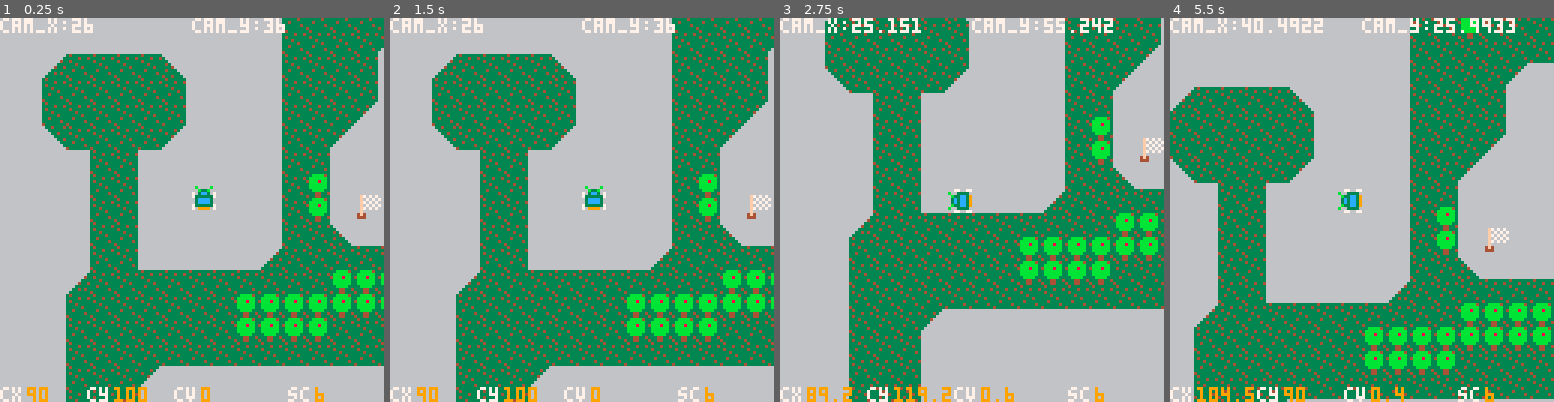
Above: before the commit, frames 1-4 (left to right).
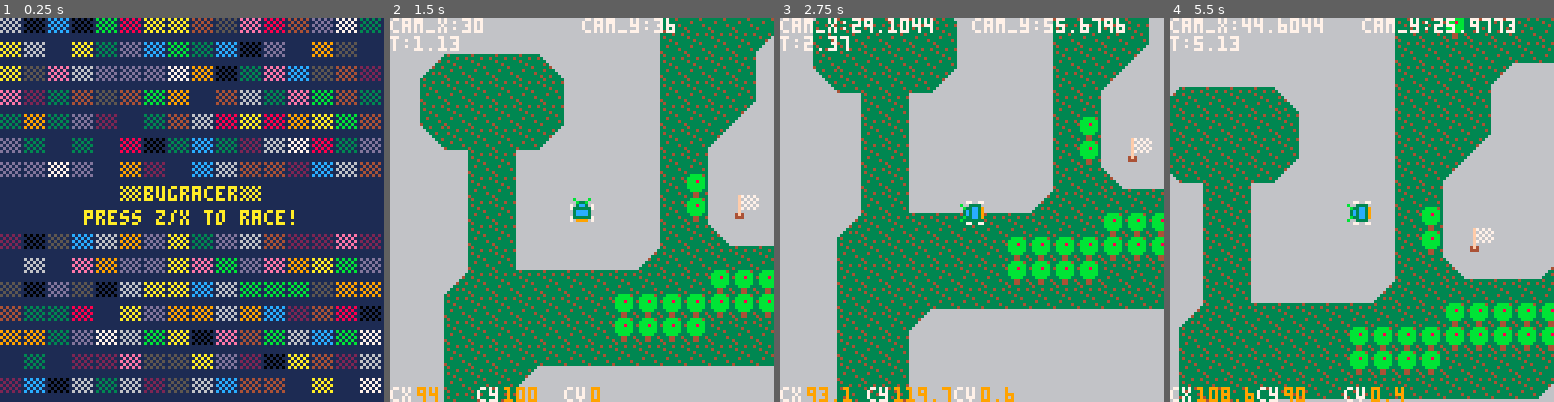
Above: after the commit, the same moments.

Repository: michaelchadwick/game-off-2016
Game: PICO-8 cartridge bugracing.p8
Same seed, same stepped clock (60 frames per second), same inputs: the game is played once before the commit and once after it.
Inputs:
- Up to frame 1 (0.25 s): no input
- Up to frame 2 (1.5 s): tap X (X key) at 0.33, 1.07 s; tap O (Z key) at 0.7 s
- Up to frame 3 (2.75 s): hold Right 1.6-2.1 s; tap O (Z key) at 1.7, 2.1, 2.5 s; tap X (X key) at 1.85 s; hold Up 2.15-2.42 s; hold Right from 2.47 s (still down)
- Up to frame 4 (5.5 s): tap O (Z key) every 0.4 s from 2.9 to 5.3 s; tap X (X key) at 2.97, 4.08, 5.2 s; release Right at 3.03 s; hold Left 3.08-3.58 s; hold Down 3.63-3.97 s; hold Right 4.02-4.68 s; hold Up 4.73-5.03 s; hold Left from 5.08 s (still down)

The runs differ from the first frame. In frame 1, 98% of the frame differs, in the area x 0-100%, y 0-100%; in frame 2, 24%; in frame 3, 23%; in frame 4, 26%.

Commit message:
much better car collision; added title screen

Diff:
--- a/bugracing.p8
+++ b/bugracing.p8
@@ -1,17 +1,11 @@
 pico-8 cartridge // http://www.pico-8.com
 version 8
 __lua__
---racing
+--bugracer
 --simple overhead racing game
 
 --sprites
-sp_car=2
 sp_flag=68
-sp_grs_sq=64
-sp_grs_curve1=65
-sp_grs_curve2=66
-sp_grs_curve3=81
-sp_grs_curve4=82
 
 --colors
 clr_bg=3
@@ -29,18 +23,16 @@
 btn_r=1
 btn_u=2
 btn_d=3
-
---directions
-dir_l=0
-dir_r=1
-dir_u=2
-dir_d=3
+btn_z=4
+btn_x=5
 
 --game_states
-state_play=0
-state_dead=1
-state_win=2
-
+state_title=0
+state_play=1
+state_dead=2
+state_win=3
+
+--car class
 car={}
 car.new = function(init)
  init = init or {}
@@ -51,9 +43,9 @@
  self.rot = init.rot or 0
  self.rspd = init.rspd or 0
  self.spd = init.spd or 0
+ self.spd_max = init.spd_max or 1.8
  self.update = car.update
  self.draw = car.draw
- self.bounds = car.bounds
  self.camera = car.camera
  self.box={
   x1=0,y1=0,
@@ -65,15 +57,15 @@
 
 car.update = function(self)
  --check rotation
- if btn(0) then
+ if btn(btn_l) then
   self.rot+=self.rspd
- elseif btn(1) then
+ elseif btn(btn_r) then
   self.rot-=self.rspd
  end
  --check speed
- if btn(2) then
-  self.spd=min(1.75,self.spd+0.4)
- elseif btn(3) then
+ if btn(btn_u) then
+  self.spd=min(self.spd_max,self.spd+0.4)
+ elseif btn(btn_d) then
   self.spd=max(-1,self.spd-0.4)
  else
   self.spd*=0.9
@@ -83,8 +75,29 @@
  end
 
  --update position
- self.x=self.x-self.spd*sin(-self.rot)
- self.y=self.y-self.spd*cos(-self.rot)
+ local tx=self.x-self.spd*sin(-self.rot)
+ local ty=self.y-self.spd*cos(-self.rot)
+
+ --check spr at x car is going
+ local id=mget(
+  flr(tx/self.size),
+  flr(self.y/self.size))
+ local hit=fget(id,0)
+ if hit then self.spd*=-1.5
+ else self.x=tx end
+
+ --check spr at y car is going
+ id=mget(
+  flr(self.x/self.size),
+  flr(ty/self.size))
+ hit=fget(id,0)
+ if hit then self.spd*=-1.5
+ else self.y=ty end
+
+ --end flag
+ if coll(self,flag) then
+  game_win(self)
+ end
 end
 
 car.draw = function(self,init)
@@ -92,13 +105,11 @@
  local s=sin(r)
  local c=cos(r)
  local b=s*s+c*c
- --local size=self.size/2
- --local w=sqrt(size^2*2)
- for y=-14,13 do
-  for x=-14,13 do
+ for y=-6,5 do
+  for x=-6,5 do
    local ox=( s*y+c*x)/b
    local oy=(-s*x+c*y)/b
-   local col=sget(ox+self.size,oy+self.size)
+   local col=sget(ox+4,oy+4)
    if col>0 then
     pset(self.x+x,self.y+y,col)
    end
@@ -106,49 +117,36 @@
  end
 end
 
-car.bounds = function(self)
- --grass
- if pget(self.x,self.y)==3 then
-  self.spd=-1
-
- elseif coll(self,flag) then
-  game_win(self)
- end
-end
-
 car.camera = function(self)
- if btn(4) and btn(5) then
-  if btn(0) then cam_x-=1 end
-  if btn(1) then cam_x+=1 end
-  if btn(2) then cam_y-=1 end
-  if btn(3) then cam_y+=1 end
+ if btn(btn_z) and btn(btn_x) then
+  if btn(btn_l) then cam_x-=1 end
+  if btn(btn_r) then cam_x+=1 end
+  if btn(btn_u) then cam_y-=1 end
+  if btn(btn_d) then cam_y+=1 end
  end
  cam_x=self.x-screen_w/2
  cam_y=self.y-screen_w/2
 end
 
 function _init()
+ cartdata("neb_bugracing")
+ og_x=94
+ og_y=100
+ rot_spd=0.03125
+ game_state=state_title
+end
+
+function game_init()
  cls()
- og_x=90
- og_y=100
- max_acc=2
- acc_step=0.05
- rot_spd=0.03125
- game_init()
-end
-
-function game_init()
  t=0
- music(0)
+ game_state=state_play
+ music(-1)
  cam_x=0
  cam_y=0
- spd_mod=1
- game_state=state_play
 
  flag={sp=sp_flag,x=145,y=95}
  flag.box={
-  x1=0,y1=0,
-  x2=7,y2=7
+  x1=0,y1=0,x2=7,y2=7
  }
 
  cars={}
@@ -165,45 +163,72 @@
 function game_over()
  print("game over",45,48,8)
  print("press z or x to restart",18,60,8)
- if btn(4) or btn(5) then
+ if btnp(btn_z) or btnp(btn_x) then
   game_init()
  end
 end
 
+function draw_title()
+ rectfill(wall_l,wall_t,wall_r,wall_b,1)
+ for i=0,128 do
+  if i%8==0 then
+   for j=0,128 do
+    if j%8==0 then
+     if i!=56 and
+        i!=64 then
+      print("▒",j,i,flr(rnd(15)))
+     end
+    end
+   end
+  end
+ end
+ print("▒bugracer▒",40,56,10)
+ print("press z/x to race!",28,64,10)
+end
+
+function draw_bg()
+ map(0,0,0,0,64,64)
+end
+
+function game_win(c)
+ game_state=state_win
+ c.spd=0
+ rectfill(c.x-23,c.y-25,c.x+25,c.y-10,3)
+ print("▤you win▤",c.x-20,c.y-22,7)
+ print(
+  "time:"..round(t/30,1).."s",
+  c.x-20,
+  c.y-16,7)
+ sfx(2)
+ music(-1)
+ log_score()
+end
+
 function _update()
- t+=1
-
- if game_state==state_dead then
+ if game_state==state_title then
+  if btnp(btn_z) or btnp(btn_x) then
+   game_init()
+  end
+ elseif game_state==state_play then
+  t+=1
+ elseif game_state==state_dead then
   game_over()
  elseif game_state==state_win then
-  if btn(4) or btn(5) then
+  if btnp(btn_z) or btnp(btn_x) then
+   t=0
    game_init()
   end
  end
 end
 
-function draw_bg()
- map(0,0,0,0,64,64)
-end
-
-function game_win(c)
- rectfill(c.x-23,c.y-25,c.x+25,c.y-10,3)
- print("▤you win▤",c.x-20,c.y-22,7)
- print("time:"..round(t/30,1),c.x-15,c.y-16,7)
- sfx(2)
- music(-1)
- game_state=state_win
-end
-
---system draw
 function _draw()
- camera(cam_x,cam_y)
- if game_state==state_play then
-  cls()
+ if game_state==state_title then
+  draw_title()
+ elseif game_state==state_play then
+  camera(cam_x,cam_y)
   draw_bg()
   for _,car in pairs(cars) do
    car:update()
-   car:bounds()
    car:draw()
    car:camera()
   end
@@ -219,18 +244,33 @@
 ----helper methods----
 ----------------------
 function show_stats(c)
- print("cam_x:"..cam_x,cam_x,cam_y,7)
- print("cam_y:"..cam_y,64+cam_x,cam_y,7)
+ print(
+  "cam_x:"..cam_x,
+  cam_x,
+  cam_y,7)
+ print(
+  "cam_y:"..cam_y,
+  cam_x+64,
+  cam_y,7)
+ print(
+  "t:"..round(t/30,2),
+  cam_x,
+  cam_y+6,7)
  print("cx",cam_x,cam_y+123,7)
- print(round(cars[1].x,1),cam_x+9,cam_y+123,9)
+ print(
+  round(cars[1].x,1),
+  cam_x+9,
+  cam_y+123,9)
  print("cy",cam_x+29,cam_y+123,7)
- print(round(cars[1].y,1),cam_x+38,cam_y+123,9)
+ print(
+  round(cars[1].y,1),
+  cam_x+38,
+  cam_y+123,9)
  print("cv",cam_x+58,cam_y+123,7)
- print(round(cars[1].spd,1),cam_x+67,cam_y+123,9)
- --print("cr",cam_x+79,cam_y+123,7)
- --print(round(cars[1].rot,2),cam_x+88,cam_y+123,9)
- print("sc",cam_x+96,cam_y+123,7)
- print(pget(c.x,c.y),cam_x+105,cam_y+123,9)
+ print(
+  round(cars[1].spd,1),
+  cam_x+67,
+  cam_y+123,9)
 end
 
 function round(num,idp)
@@ -266,15 +306,17 @@
  end
 end
 
+function log_score()
+end
 __gfx__
-000000000b0000b00000000000000000000000000000000000000000000000000000000000000000000000000000000000000000000000000000000000000000
-0000000000b33b000000000000000000000000000000000000000000000000000000000000000000000000000000000000000000000000000000000000000000
-00000000703cc3070000000000000000000000000000000000000000000000000000000000000000000000000000000000000000000000000000000000000000
-00000000733333370000000000000000000000000000000000000000000000000000000000000000000000000000000000000000000000000000000000000000
-0000000003cccc300000000000000000000000000000000000000000000000000000000000000000000000000000000000000000000000000000000000000000
-0000000003cccc300000000000000000000000000000000000000000000000000000000000000000000000000000000000000000000000000000000000000000
-00000000733333370000000000000000000000000000000000000000000000000000000000000000000000000000000000000000000000000000000000000000
-00000000709999070000000000000000000000000000000000000000000000000000000000000000000000000000000000000000000000000000000000000000
+0b0000b0000000000000000000000000000000000000000000000000000000000000000000000000000000000000000000000000000000000000000000000000
+00b33b00000000000000000000000000000000000000000000000000000000000000000000000000000000000000000000000000000000000000000000000000
+703cc307000000000000000000000000000000000000000000000000000000000000000000000000000000000000000000000000000000000000000000000000
+73333337000000000000000000000000000000000000000000000000000000000000000000000000000000000000000000000000000000000000000000000000
+03cccc30000000000000000000000000000000000000000000000000000000000000000000000000000000000000000000000000000000000000000000000000
+03cccc30000000000000000000000000000000000000000000000000000000000000000000000000000000000000000000000000000000000000000000000000
+73333337000000000000000000000000000000000000000000000000000000000000000000000000000000000000000000000000000000000000000000000000
+70999907000000000000000000000000000000000000000000000000000000000000000000000000000000000000000000000000000000000000000000000000
 00000000000000000000000000000000000000000000000000000000000000000000000000000000000000000000000000000000000000000000000000000000
 00000000000000000000000000000000000000000000000000000000000000000000000000000000000000000000000000000000000000000000000000000000
 00000000000000000000000000000000000000000000000000000000000000000000000000000000000000000000000000000000000000000000000000000000
@@ -396,7 +438,7 @@
 00000000000000000000000000000000000000000000000000000000000000000000000000000000000000000000000000000000000000000000000000000000
 00000000000000000000000000000000000000000000000000000000000000000000000000000000000000000000000000000000000000000000000000000000
 __gff__
-0000010000000000000000000000000000000000000000000000000000000000000000000000000000000000000000000000000000000000000000000000000000000000000000000000000000000000000000000000000000000000000000000000000000000000000000000000000000000000000000000000000000000000
+0000010000000000000000000000000000000000000000000000000000000000000000000000000000000000000000000000000000000000000000000000000001030900000000000000000000000000010511000000000000000000000000000000000000000000000000000000000000000000000000000000000000000000
 0000000000000000000000000000000000000000000000000000000000000000000000000000000000000000000000000000000000000000000000000000000000000000000000000000000000000000000000000000000000000000000000000000000000000000000000000000000000000000000000000000000000000000
 __map__
 4040404040404040404040404040404040404040404040404040404040404040404040404040404040404040404040400000000000000000000000000000000000000000000000000000000000000000000000000000000000000000000000000000000000000000000000000000000000000000000000000000000000000000
